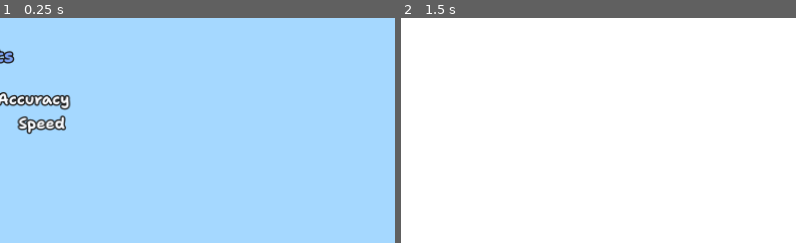
Above: before the commit, frames 1-2 (left to right).
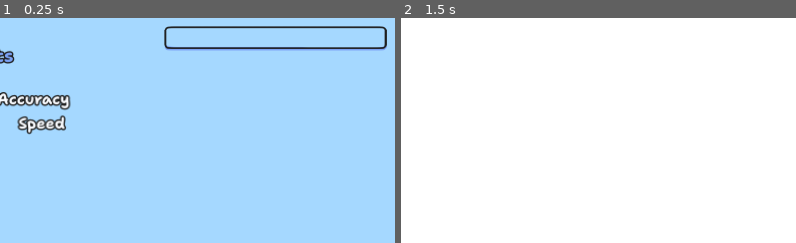
Above: after the commit, the same moments.

Repository: sininen-blue/logic-gate-tesseract
Game: Godot game, scene res://ui/level_complete.tscn
Two runs of this game, one before a commit and one after it. Both use one fixed random seed, a clock stepped at 60 frames per second and the inputs below. This scene is started directly instead of the project's main scene.
Inputs:
- Up to frame 1 (0.25 s): no input
- Up to frame 2 (1.5 s): click "Retry" at 0.5 s; click "Test Run" at 1.25 s
The pictures show only the part of the screen within x 32-82%, y 23-73%; the shares and areas given below are measured in that part.

The runs differ from the first frame. In frame 1, 1.8% of the frame differs, in the area x 41-98%, y 3-15%; in frame 2, nothing differs.
Error before the commit: Invalid access to property or key 'data' on a base object of type 'Nil'. (res://ui/truth_table_container.gd:11)
Error after the commit: Invalid access to property or key 'data' on a base object of type 'Nil'. (res://ui/level_complete.gd:25)

Commit message:
level clear finished

Diff:
--- a/simulation/side_truth_table.gd
+++ b/simulation/side_truth_table.gd
@@ -55,7 +55,6 @@
 
 func set_row_checks(results_table: Array[String]) -> void:
 	var target_table: Array[Node] = truth_table.get_children()
-	print(results_table)
 
 	for index in len(results_table):
 		var target_outputs: String = target_table[index].outputs.right(output_count)
--- a/ui/level_complete.gd
+++ b/ui/level_complete.gd
@@ -1,20 +1,97 @@
 extends Control
 
+const TRUTH_TABLE_ROW = preload("res://ui/components/truth_table_row.tscn")
+const DARK_PANEL = preload("res://ui/themes/darkPanel.tres")
+const LIGHT_PANEL = preload("res://ui/themes/lightPanel.tres")
 const simulation_scene: String = "uid://swjkfmyam37c"
 const custom_level_scene: String = "uid://bwlvlfljyekts"
 const level_select_scene: String = "uid://yrih2e5sant0"
 const RED_BUTTON = preload("res://ui/themes/redButton.tres")
 const RED_BOLDER = preload("res://ui/themes/RedBolder.tres")
 
+var output_count: int
+var input_count: int
+
 @onready var title: Label = $TitleLabel
 @onready var accuracy_value_label: Label = $"%AccuracyValueLabel"
 @onready var speed_value_label: Label = %SpeedValueLabel
 @onready var continue_button: Button = $LevelPass/ContinueButton
 
-@onready var truth_table_container: VBoxContainer =$"%TruthTableContainer"
+@onready var truth_table_heading: Panel = $LevelPass/TruthTableHeading
+@onready var truth_table: VBoxContainer = $LevelPass/TruthTableScroll/TruthTable
+
 
 func _ready() -> void:
-	truth_table_container.start()
+	var level_data : Dictionary = DataManager.current_level.data
+
+	output_count = int(level_data["end_count"])
+	input_count = len(level_data["truth_table"][0]) - output_count
+
+	truth_table_heading.clear()
+	var heading_count: int = 0
+	for input in input_count:
+		truth_table_heading.variables += String.chr(65  + heading_count)
+		heading_count += 1
+	for output in output_count:
+		truth_table_heading.outputs += String.chr(65  + heading_count)
+		heading_count += 1
+	truth_table_heading.set_data()
+
+	# remove current data
+	var truth_table_rows: Array[Node] = truth_table.get_children()
+	for row in truth_table_rows:
+		truth_table.remove_child(row)
+
+	var row_count: int = 0
+	for row : String in level_data["truth_table"]:
+		var new_row: Panel = TRUTH_TABLE_ROW.instantiate()
+		new_row.variables = row.left(input_count)
+		new_row.outputs = row.right(output_count)
+
+		if row_count % 2 == 0:
+			new_row.theme = DARK_PANEL
+		else:
+			new_row.theme = LIGHT_PANEL
+		row_count += 1
+		truth_table.add_child(new_row)
+
+	var file : FileAccess = FileAccess.open("user://temp.dat", FileAccess.READ)
+	var content : String = file.get_as_text()
+	var results : Array = JSON.parse_string(content)
+
+	set_row_checks(results)
+
+
+func set_row_checks(results_table: Array) -> void:
+	var target_table: Array[Node] = truth_table.get_children()
+
+	for index in len(results_table):
+		var target_outputs: String = target_table[index].outputs.right(output_count)
+		var results_outputs: String = results_table[index].right(output_count)
+		if target_outputs == results_outputs:
+			target_table[index].checked = true
+
+
+	var title_text: String = ""
+	var accuracy: int = 0
+	for row in target_table:
+		if row.checked:
+			accuracy += 1
+
+	if accuracy == len(target_table):
+		title_text = "Level Passed !"
+		continue_button.text = "Continue"
+		save_data()
+	else:
+		title_text = "Level Failed"
+		continue_button.text = "Back"
+		continue_button.theme = RED_BUTTON
+		title.theme = RED_BOLDER
+
+	title.text = title_text
+	accuracy_value_label.text = str(accuracy, "/", len(target_table))
+	speed_value_label.text = str(DataManager.level_clear_speed,"s")
+	DataManager.level_clear_speed = 0
 
 
 func _on_retry_button_pressed() -> void:
@@ -28,25 +105,6 @@
 		get_tree().change_scene_to_file(level_select_scene)
 
 
-func _on_truth_table_container_done(correct: Variant, full: Variant) -> void:
-	var title_text: String = ""
-	if correct == full:
-		title_text = "Level Passed !"
-		continue_button.text = "Continue"
-		save_data()
-	else:
-		title_text = "Level Failed"
-		continue_button.text = "Back"
-		continue_button.theme = RED_BUTTON
-		title.theme = RED_BOLDER
-
-	title.text = title_text
-	accuracy_value_label.text = str(correct, "/", full)
-	speed_value_label.text = str(DataManager.level_clear_speed,"s")
-
-	# cleanup
-	DataManager.level_clear_speed = 0
-
 func save_data() -> void:
 	var level_data : Dictionary = DataManager.current_level.data
 	var level_title : String = level_data["title"]
--- a/ui/level_complete.tscn
+++ b/ui/level_complete.tscn
@@ -2,9 +2,9 @@
 
 [ext_resource type="Script" path="res://ui/level_complete.gd" id="1_336ks"]
 [ext_resource type="Theme" uid="uid://dt7cs1ptpftme" path="res://ui/themes/Bolder.tres" id="2_sc3k5"]
-[ext_resource type="Script" path="res://ui/truth_table_container.gd" id="2_y8h4p"]
 [ext_resource type="Theme" uid="uid://dh7cgp4wswxi3" path="res://ui/themes/lessBold.tres" id="3_347lg"]
 [ext_resource type="Theme" uid="uid://c037ts28mkfoy" path="res://ui/themes/Bold.tres" id="3_xu6e8"]
+[ext_resource type="PackedScene" uid="uid://0im5s06d6220" path="res://ui/level_select/truth_table_row_no_check.tscn" id="4_2he0a"]
 
 [node name="LevelComplete" type="Control"]
 layout_mode = 3
@@ -54,7 +54,14 @@
 theme = ExtResource("3_xu6e8")
 text = "Level Stats"
 
-[node name="TruthTable" type="ScrollContainer" parent="LevelPass"]
+[node name="TruthTableHeading" parent="LevelPass" instance=ExtResource("4_2he0a")]
+layout_mode = 0
+offset_left = 410.0
+offset_top = 28.0
+offset_right = 730.0
+offset_bottom = 68.0
+
+[node name="TruthTableScroll" type="ScrollContainer" parent="LevelPass"]
 custom_minimum_size = Vector2(249, 297)
 layout_mode = 1
 anchors_preset = 8
@@ -63,18 +70,16 @@
 anchor_right = 0.5
 anchor_bottom = 0.5
 offset_left = 23.0
-offset_top = -202.5
+offset_top = -164.5
 offset_right = 356.0
 offset_bottom = 197.5
 grow_horizontal = 2
 grow_vertical = 2
 
-[node name="TruthTableContainer" type="VBoxContainer" parent="LevelPass/TruthTable"]
-unique_name_in_owner = true
+[node name="TruthTable" type="VBoxContainer" parent="LevelPass/TruthTableScroll"]
 layout_mode = 2
 size_flags_horizontal = 3
 size_flags_vertical = 3
-script = ExtResource("2_y8h4p")
 
 [node name="AccuracyLabel" type="Label" parent="LevelPass"]
 layout_mode = 1
@@ -158,6 +163,5 @@
 grow_vertical = 0
 text = "Retry"
 
-[connection signal="done" from="LevelPass/TruthTable/TruthTableContainer" to="." method="_on_truth_table_container_done"]
 [connection signal="pressed" from="LevelPass/ContinueButton" to="." method="_on_continue_button_pressed"]
 [connection signal="pressed" from="LevelPass/RetryButton" to="." method="_on_retry_button_pressed"]
